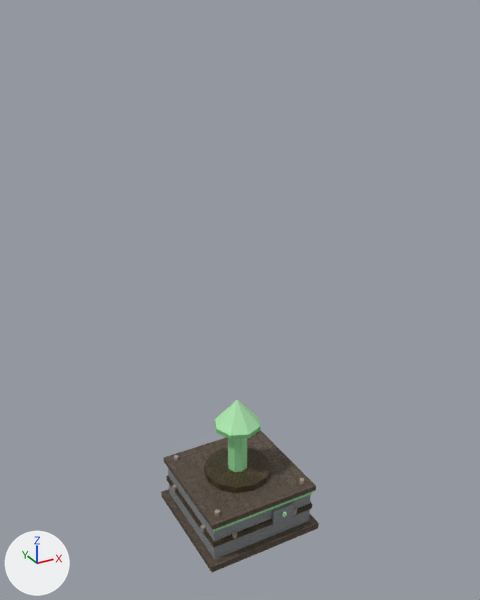
Two versions of the glTF model buildings/source/models/source.glb, one commit apart.
Before and after are seen from a 50 mm camera at (-3.92, -7.2, 7.2) aimed at (0.06, 0.03, 3.59). Lighting does not change. The marker at lower left points along +X, +Y and +Z. The picture after the commit comes second. Where no turn or scale is listed for an object, it has been applied to the vertices. Vertices at exactly the same position are counted once.

Names of what the first picture shows: 'ApertureRing', 'ArrowBase', 'ArrowCone', 'ArrowPost', 'Band', 'BasePlatform', 'Body', 'Roof' and 2 more.
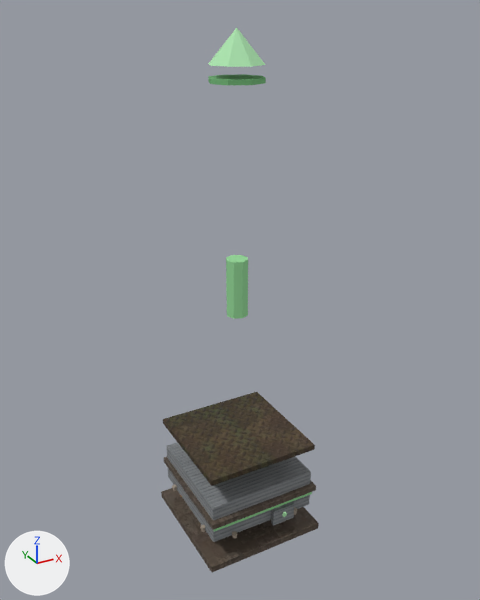
The newer file is also rescaled (x0.25) as a whole; pictures and numbers use the older file's frame.

Pixel boxes (x1, y1, x2, y2) of what changed, in the pictures (480 x 600 px):
'Band', moved
    before: (166, 476, 312, 548)
    after: (163, 392, 315, 486)
'Body', moved
    before: (168, 468, 311, 559)
    after: (166, 442, 311, 542)
'ArrowCone', moved
    before: (215, 400, 260, 435)
    after: (208, 27, 265, 67)
'ArrowPost', moved
    before: (228, 438, 247, 472)
    after: (226, 255, 248, 319)
'ArrowBase', moved
    before: (215, 417, 261, 439)
    after: (208, 74, 266, 85)
'Roof', unchanged, covered by the edit
    before: (164, 430, 316, 530)
    after: (164, 457, 316, 530)
'ApertureRing', unchanged, covered by the edit
    before: (204, 448, 271, 493)

Patch to the scene script:
```diff
--- a/buildings/source/models/source.glb.py
+++ b/buildings/source/models/source.glb.py
@@ me_cylinder_007 @@
 # used by ob_arrowbase; location = (0.0, 0.0, 1.6)
-me_cylinder_007.from_pydata(...)  # 16 vertices, 28 faces; spans x -0.35..0.35, y -0.35..0.35, z 0.0..0.06
+me_cylinder_007.from_pydata(...)  # 16 vertices, 28 faces; spans x -0.35..0.35, y -0.35..0.35, z 4.8..4.86
+# me_cylinder_007 part 1: the whole mesh is moved by (0.0, 0.0, 4.8)
 me_cylinder_007.materials.append(mat_cylindermat_002)
@@ me_cone @@
 # used by ob_arrowcone; location = (0.0, 0.0, 1.65)
-me_cone.from_pydata(...)  # 9 vertices, 14 faces; spans x -0.35..0.35, y -0.35..0.35, z 0.0..0.4
+me_cone.from_pydata(...)  # 9 vertices, 14 faces; spans x -0.35..0.35, y -0.35..0.35, z 4.95..5.35
+# me_cone part 2: the whole mesh is moved by (0.0, 0.0, 4.95)
 me_cone.materials.append(mat_conemat)
@@ me_cylinder_006 @@
 # used by ob_arrowpost; location = (0.0, 0.0, 0.85)
-me_cylinder_006.from_pydata(...)  # 16 vertices, 28 faces; spans x -0.15..0.15, y -0.15..0.15, z 0.0..0.8
+me_cylinder_006.from_pydata(...)  # 16 vertices, 28 faces; spans x -0.15..0.15, y -0.15..0.15, z 2.55..3.35
+# me_cylinder_006 part 3: the whole mesh is moved by (0.0, 0.0, 2.55)
 me_cylinder_006.materials.append(mat_boxmat_002)
@@ me_box_002 @@
 # used by ob_band; location = (0.0, 0.01, 0.35)
-me_box_002.from_pydata(...)  # 8 vertices, 12 faces; spans x -0.82..0.82, y -0.82..0.82, z 0.0..0.08
+me_box_002.from_pydata(...)  # 8 vertices, 12 faces; spans x -0.82..0.82, y -0.8..0.85, z 1.05..1.13
+# me_box_002 part 4: the whole mesh is moved by (0.0, 0.02, 1.05)
 me_box_002.materials.append(mat_ph_metal_plate_001)
@@ me_box_001 @@
 # used by ob_body; location = (0.0, 0.01, 0.1)
-me_box_001.from_pydata(...)  # 12 vertices, 20 faces; spans x -0.8..0.8, y -0.8..0.8, z 0.0..0.6
+me_box_001.from_pydata(...)  # 12 vertices, 20 faces; spans x -0.8..0.8, y -0.78..0.82, z 0.3..0.9
+# me_box_001 part 5: the whole mesh is moved by (0.0, 0.02, 0.3)
 me_box_001.materials.append(mat_ph_painted_metal_shutter)
```
